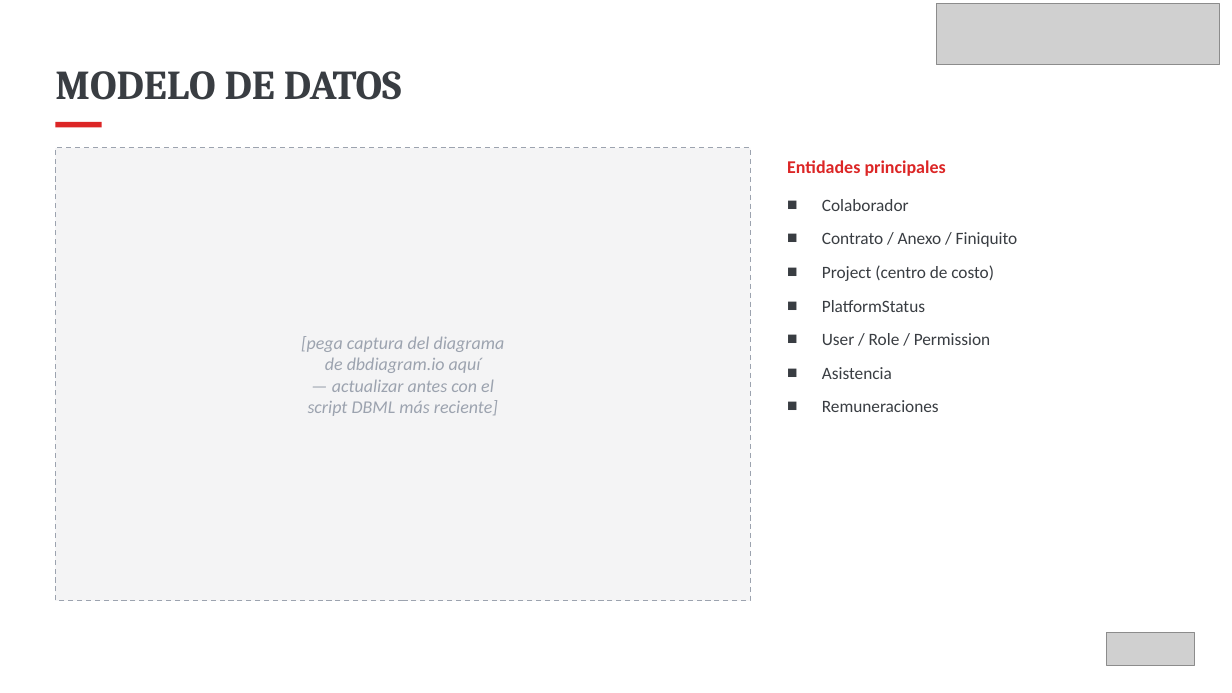
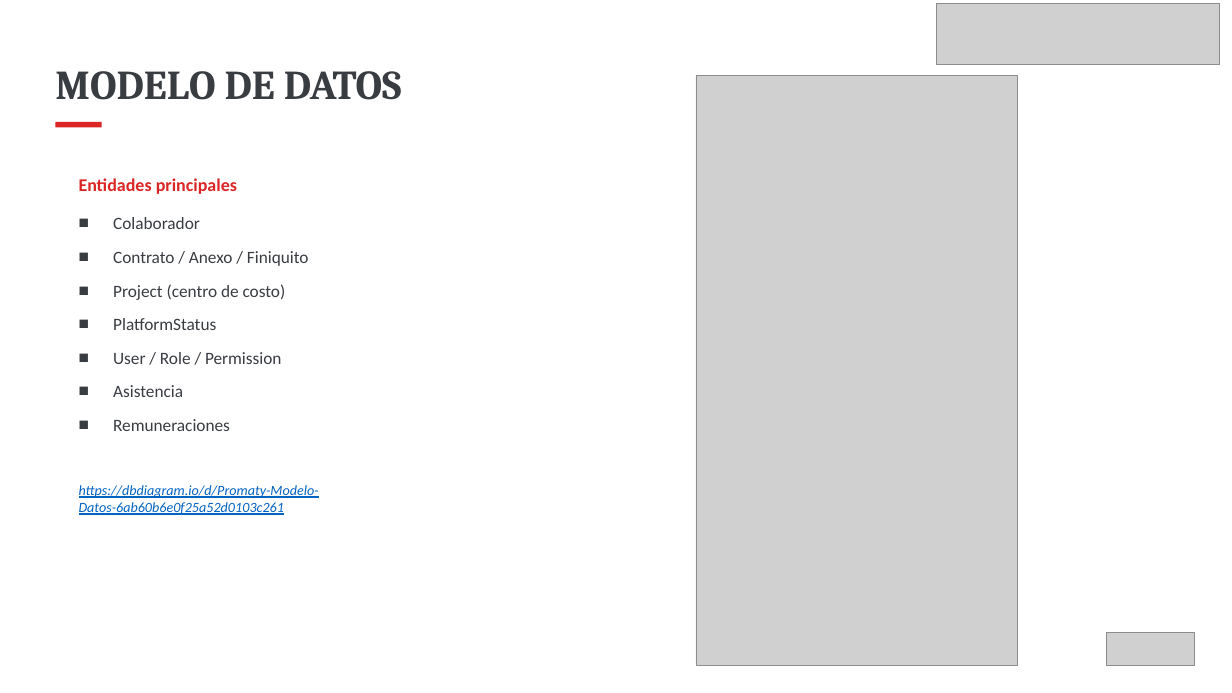
Before and after one commit to KarlaRamirez00/CAPSTONE_003V, a slide deck: slide 8 of Fase 1/Evidencias grupales/Ramirez_Karla_Presentación Proyecto.pptx. Drawn at 1232x693 pixels with LibreOffice and Linux fonts; fonts in the diff are those of the drawing; grey boxes stand for pictures. Boxes give left, top, right and bottom in pixels: in the first picture for what was removed or moved away, otherwise in the second. Text is boxed around its words. In the diff, an @@ line names an element or a change of style, - is before the commit and + after.

Commit message:
Actualiza documentos de Fase 1

```diff
--- a/Fase 1/Evidencias grupales/Ramirez_Karla_Presentación Proyecto.pptx
+++ b/Fase 1/Evidencias grupales/Ramirez_Karla_Presentación Proyecto.pptx
@@ picture added at [696,75,1017,665] @@
@@ rectangle removed at [55,148,750,601] @@
@@ text "Entidades principales": place and size @@
-text "Entidades principales" at [787,160,946,176]
+text "Entidades principales" at [79,178,237,194]
@@ text "Colaborador": place and size @@
-text "Colaborador" at [822,199,1018,412]
+text "Colaborador" at [79,217,319,515]
@@ text removed at [301,336,505,416] @@
-[pega captura del diagrama
-de dbdiagram.io aquí
-— actualizar antes con el
-script DBML más reciente]
@@ text at [79,485,319,515]: paragraph added @@
+https://dbdiagram.io/d/Promaty-Modelo-Datos-6ab60b6e0f25a52d0103c261
```
Also in this commit, not shown: 7 other slides changed, 1 slide added, 1 slide removed, 2 other files.
